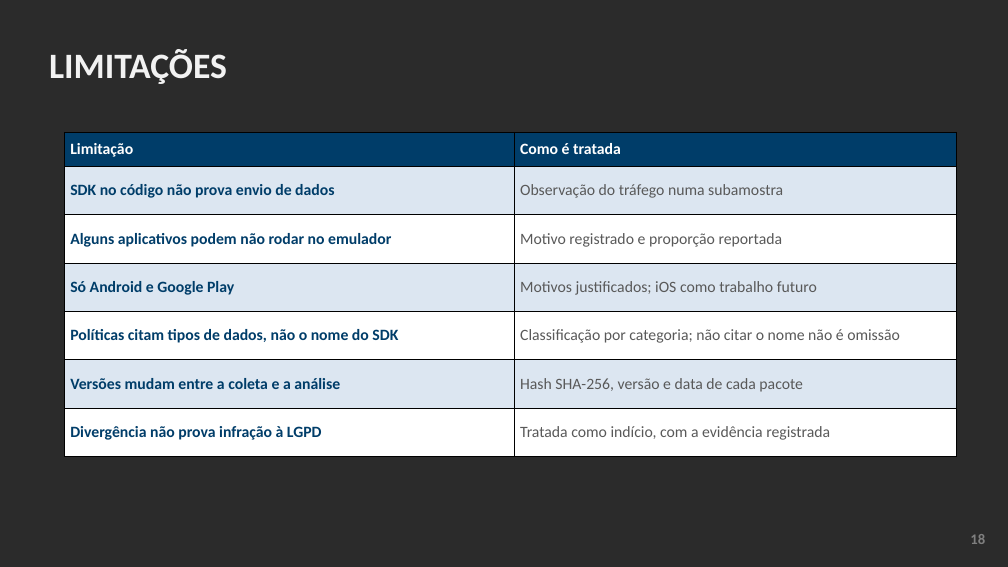
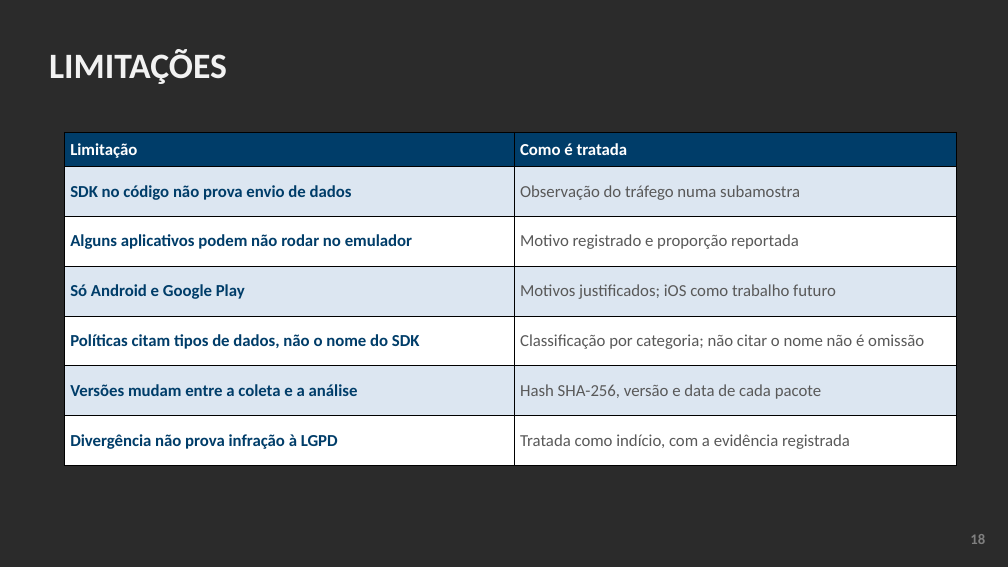
Before and after one commit to ClaudioAMF1/TCC, a slide deck: slide 18 of tcc/apresentacao/apresentacao-defesa-final.pptx. Drawn at 1008x567 pixels with LibreOffice and Linux fonts; fonts in the diff are those of the drawing; background and template pictures are left out; a plain dark background stands for a picture behind light text. Boxes give left, top, right and bottom in pixels: in the first picture for what was removed or moved away, otherwise in the second. Text is boxed around its words. In the diff, an @@ line names an element or a change of style, - is before the commit and + after.

```diff
--- a/tcc/apresentacao/apresentacao-defesa-final.pptx
+++ b/tcc/apresentacao/apresentacao-defesa-final.pptx
@@ table at (x1=64, y1=132, x2=957, y2=466) @@
@@ size 15 to 16 pt @@
```
Also in this commit, not shown: 18 other slides changed, 1 slide removed, 15 other files.
